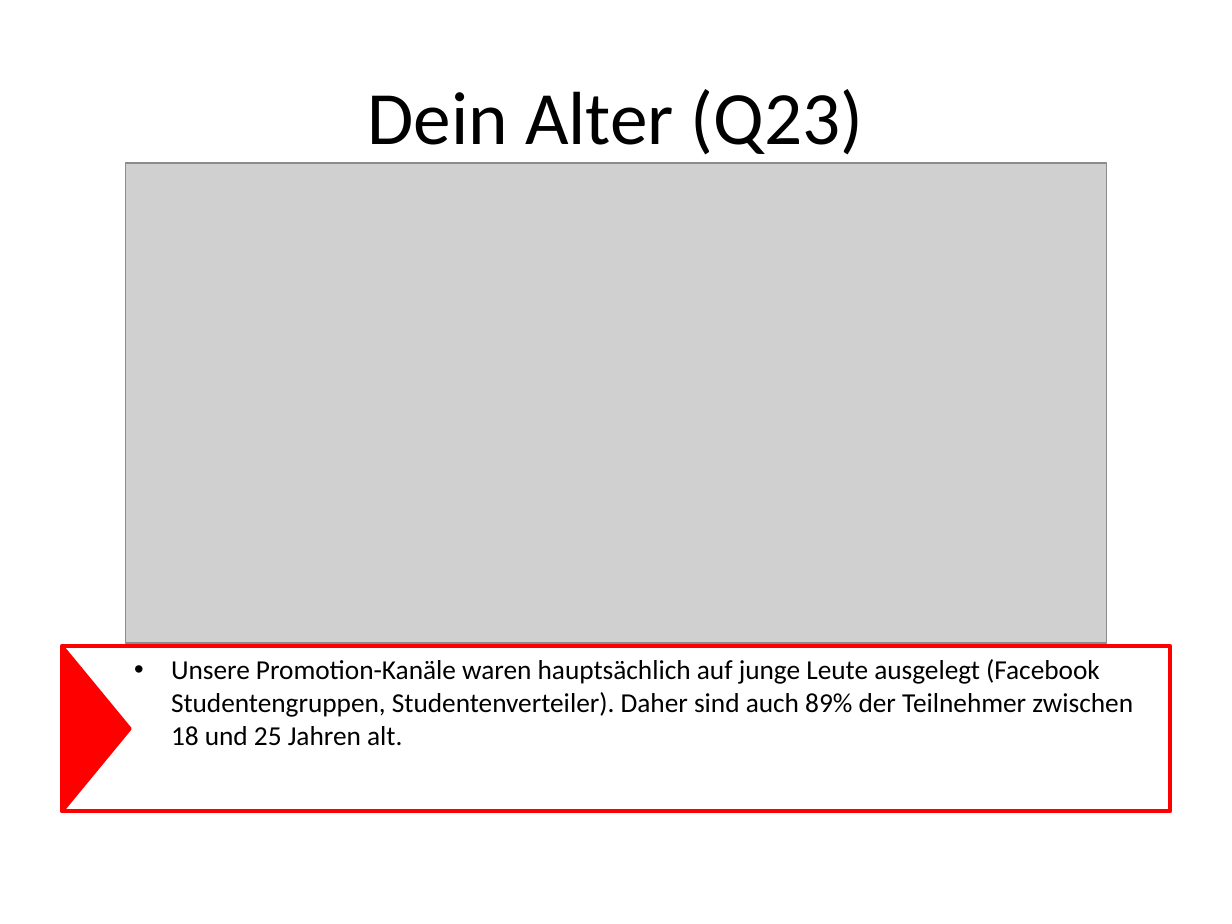
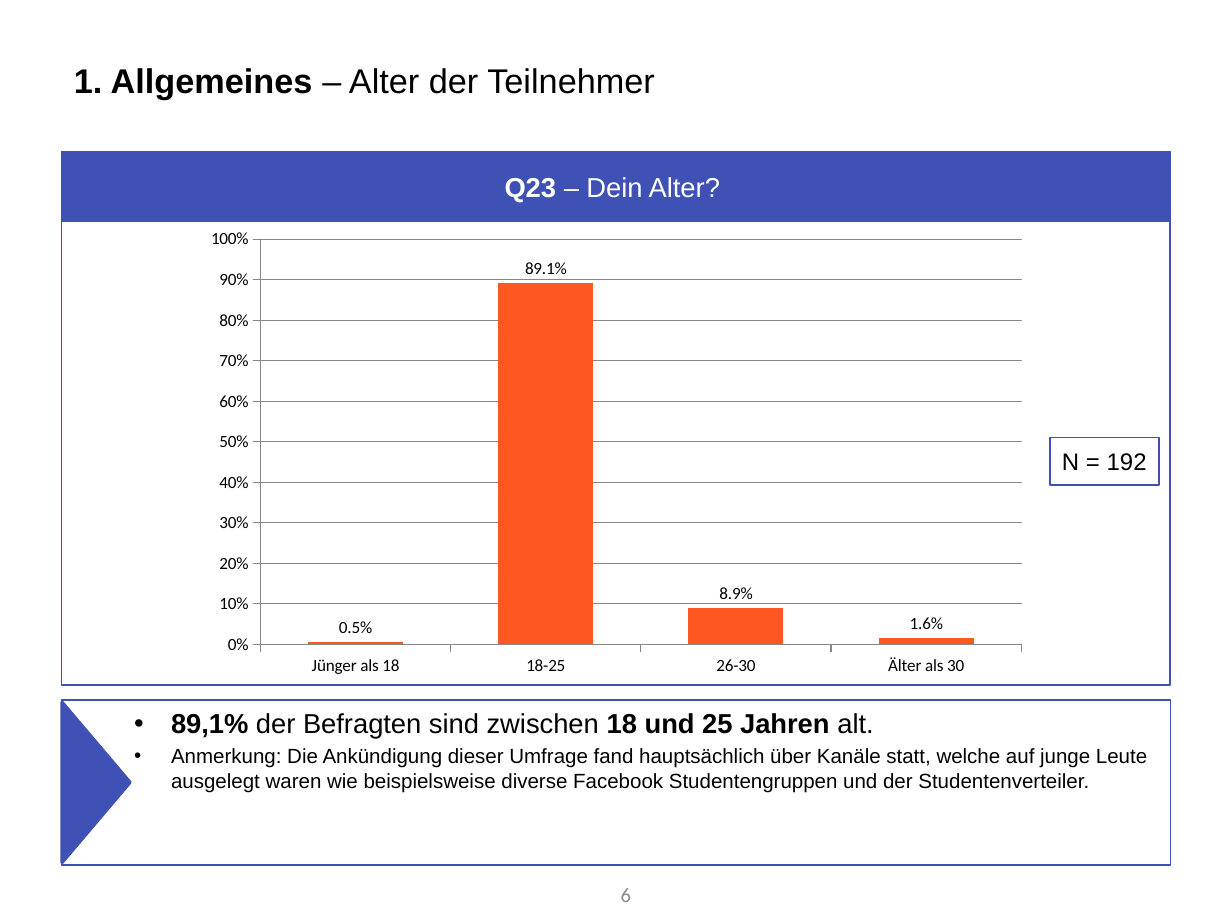
Before and after one commit to Roba1993/Happy-Hour, a slide deck: slide 6 of documents/marketing/Marketing Analyse von Umfrage 1 (5.5).pptx (slide 4 before the commit). Drawn at 1232x924 pixels with LibreOffice and Linux fonts; fonts in the diff are those of the drawing; grey boxes stand for pictures. Boxes give left, top, right and bottom in pixels: in the first picture for what was removed or moved away, otherwise in the second. Text is boxed around its words. In the diff, an @@ line names an element or a change of style, - is before the commit and + after.

Commit message:
Analyse von Umfrage I in PP V0.8

```diff
--- a/documents/marketing/Marketing Analyse von Umfrage 1 (5.5).pptx
+++ b/documents/marketing/Marketing Analyse von Umfrage 1 (5.5).pptx
@@ title added at box(74, 68, 655, 99), 20 pt, text #000000 @@
+1. Allgemeines – Alter der Teilnehmer
@@ rectangle added at box(62, 152, 1170, 685), outline #3F51B5 1 pt @@
@@ rectangle "Q23 – Dein Alter?": place and size @@
-rectangle "Q23 – Dein Alter?" at box(368, 89, 863, 155)
+rectangle "Q23 – Dein Alter?" at box(63, 153, 1169, 221)
@@ rectangle "Q23 – Dein Alter?" at box(63, 153, 1169, 221): fill none to #3F51B5; outline none to #3F51B5 2 pt @@
@@ picture removed at box(126, 163, 1106, 643) @@
@@ text in rectangle at box(505, 177, 720, 203): text changed; size 44 to 16 pt; font Calibri to Arial; text colour #000000 to #FFFFFF @@
-Dein Alter (Q23)
+Q23 – Dein Alter?
@@ column chart added at box(195, 221, 1039, 685) @@
+categories: Jünger als 18, 18-25, 26-30, Älter als 30
+Series 1: 0.005, 0.891, 0.089, 0.016
@@ rectangle added at box(1050, 437, 1159, 484), outline #3F51B5 1 pt, 14 pt, text #000000 @@
+N = 192
@@ text removed at box(62, 647, 1170, 812) @@
-• Unsere Promotion-Kanäle waren hauptsächlich auf junge Leute ausgelegt (Facebook Studentengruppen, Studentenverteiler). Daher sind auch 89% der Teilnehmer zwischen 18 und 25 Jahren alt.
@@ triangle: place and size @@
-triangle at box(62, 646, 130, 811)
+triangle at box(62, 703, 130, 863)
@@ triangle at box(62, 703, 130, 863): fill #FF0000 to #3F51B5; outline #FF0000 2 pt to #3F51B5 2 pt @@
@@ text added at box(62, 700, 1170, 865), outline #3F51B5 1 pt, 12 pt, text #000000 @@
+• 89,1% der Befragten sind zwischen 18 und 25 Jahren alt.
+• Anmerkung: Die Ankündigung dieser Umfrage fand hauptsächlich über Kanäle statt, welche auf junge Leute ausgelegt waren wie beispielsweise diverse Facebook Studentengruppen und der Studentenverteiler.
@@ page number added at box(621, 888, 631, 902), 12 pt, text #8C8C8C @@
+6
```
Also in this commit, not shown: 16 other slides changed, 16 slides added, 11 slides removed.
